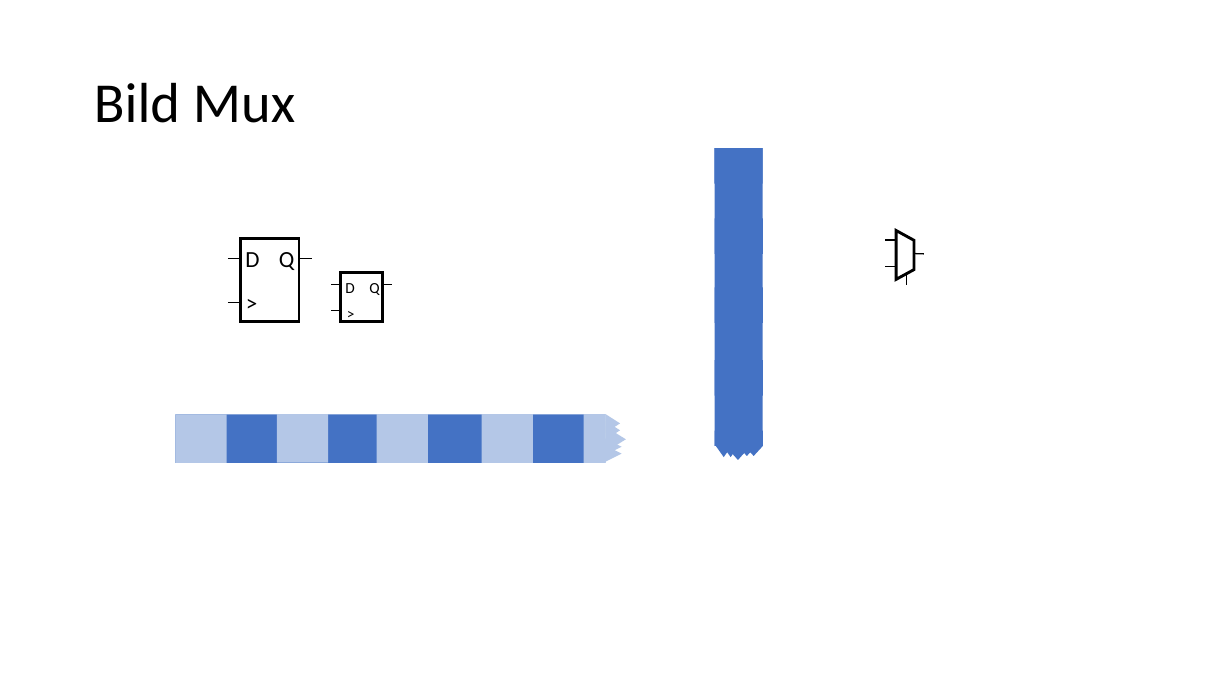
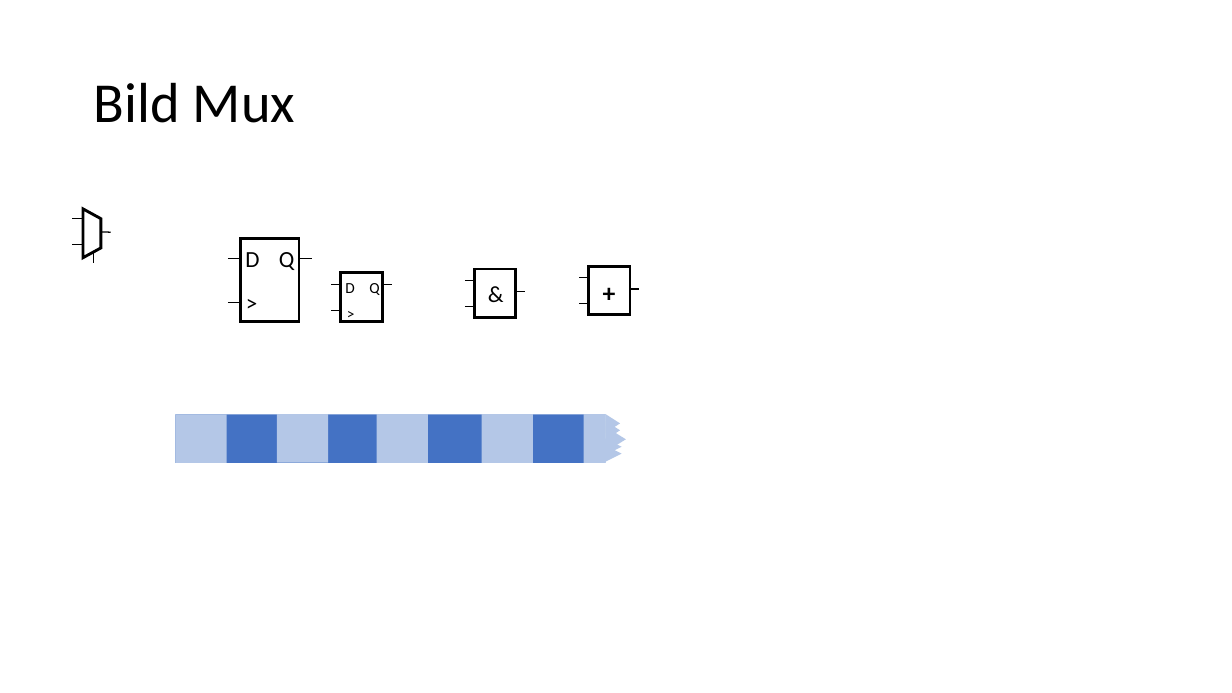
Before and after one commit to Chriss95De/Bachelors-Thesis-VHDL-Pattern-Detection, a slide deck: slide 3 of Dokumentation/Stand Oster/Grafiken.pptx (slide 4 before the commit). Drawn at 1232x693 pixels with LibreOffice and Linux fonts; fonts in the diff are those of the drawing. Boxes give left, top, right and bottom in pixels: in the first picture for what was removed or moved away, otherwise in the second. Text is boxed around its words. In the diff, an @@ line names an element or a change of style, - is before the commit and + after.

```diff
--- a/Dokumentation/Stand Oster/Grafiken.pptx
+++ b/Dokumentation/Stand Oster/Grafiken.pptx
@@ 4 lines, 1 flow chart manual operation moved together from (x1=884, y1=230, x2=924, y2=285) to (x1=71, y1=209, x2=111, y2=263) @@
@@ group added at (x1=465, y1=269, x2=525, y2=317): 3 lines, 1 rectangle, 1 text @@
+&
@@ group added at (x1=579, y1=266, x2=640, y2=314): 3 lines, 1 rectangle, 1 text @@
++
@@ group removed at (x1=706, y1=148, x2=769, y2=494): 7 rectangles, 5 triangles @@
```
Also in this commit, not shown: 13 slides added, 30 other files.
